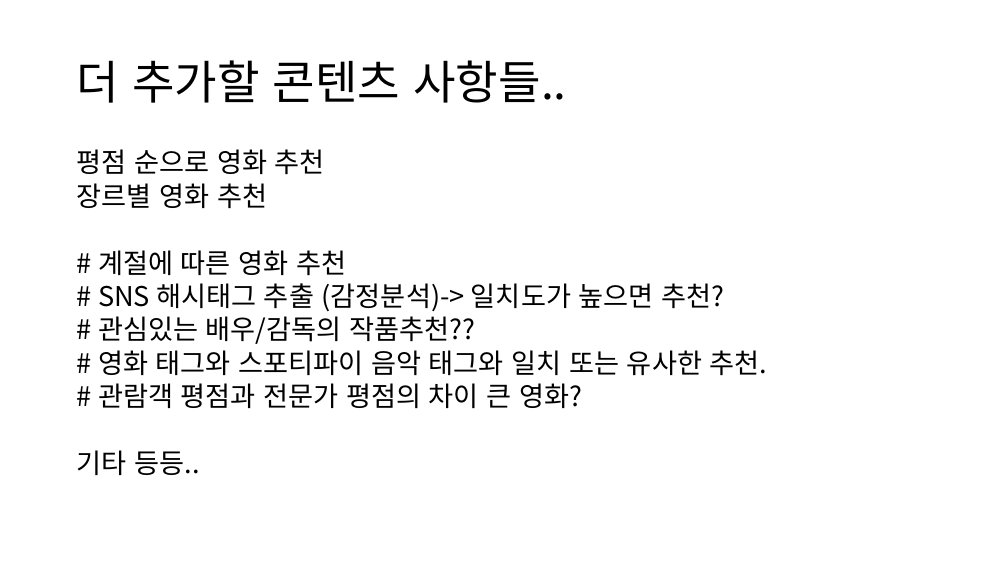
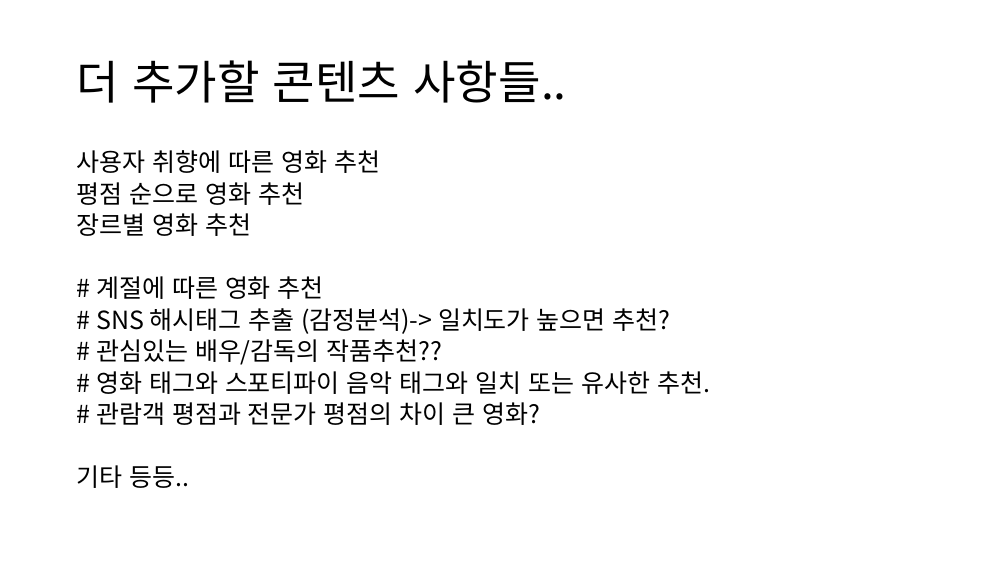
Before and after one commit to laits1/TIL, a slide deck: slide 7 of project/3) 파이널 프로젝트/다양한 추천 알고리즘을 활용한 영화 추천 시스템.pptx (slide 6 before the commit). Drawn at 1008x567 pixels with LibreOffice and Linux fonts; fonts in the diff are those of the drawing. Boxes give left, top, right and bottom in pixels: in the first picture for what was removed or moved away, otherwise in the second. Text is boxed around its words. In the diff, an @@ line names an element or a change of style, - is before the commit and + after.

```diff
--- a/project/3) 파이널 프로젝트/다양한 추천 알고리즘을 활용한 영화 추천 시스템.pptx
+++ b/project/3) 파이널 프로젝트/다양한 추천 알고리즘을 활용한 영화 추천 시스템.pptx
@@ text at (77,150,380,173): paragraph added @@
+사용자 취향에 따른 영화 추천
@@ text at (77,182,710,488): size 25.9 to 23.8 pt @@
```
Also in this commit, not shown: 2 other slides changed, 1 slide added, 2 other files.
